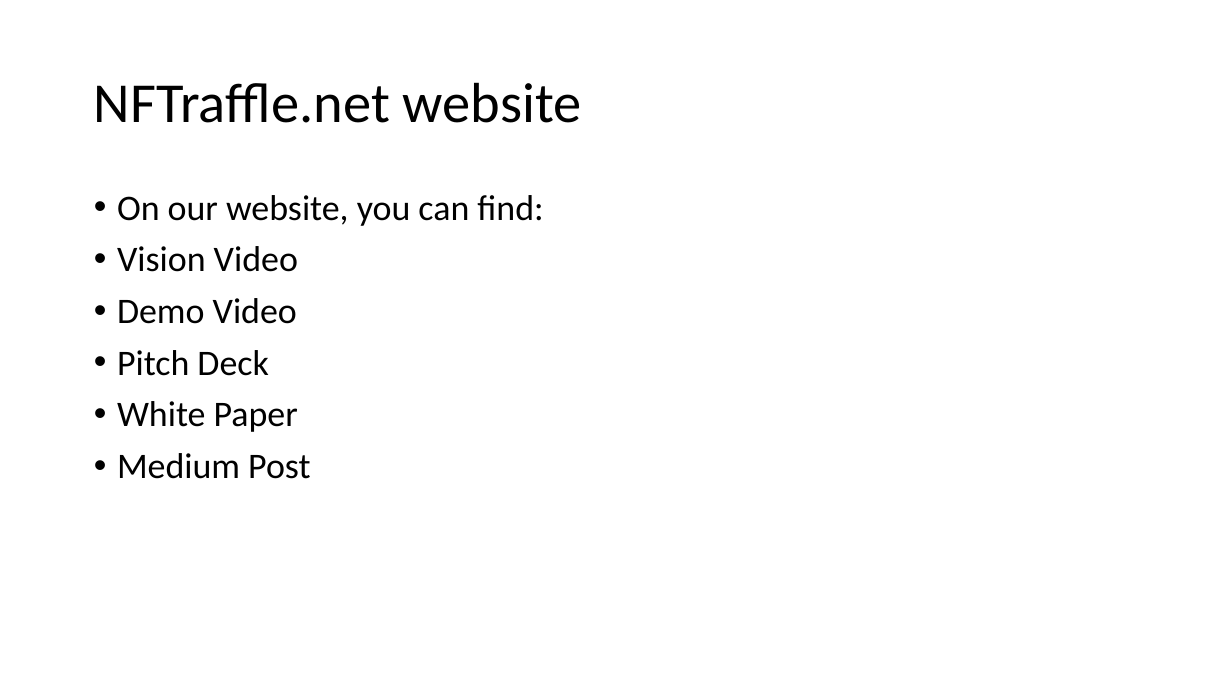
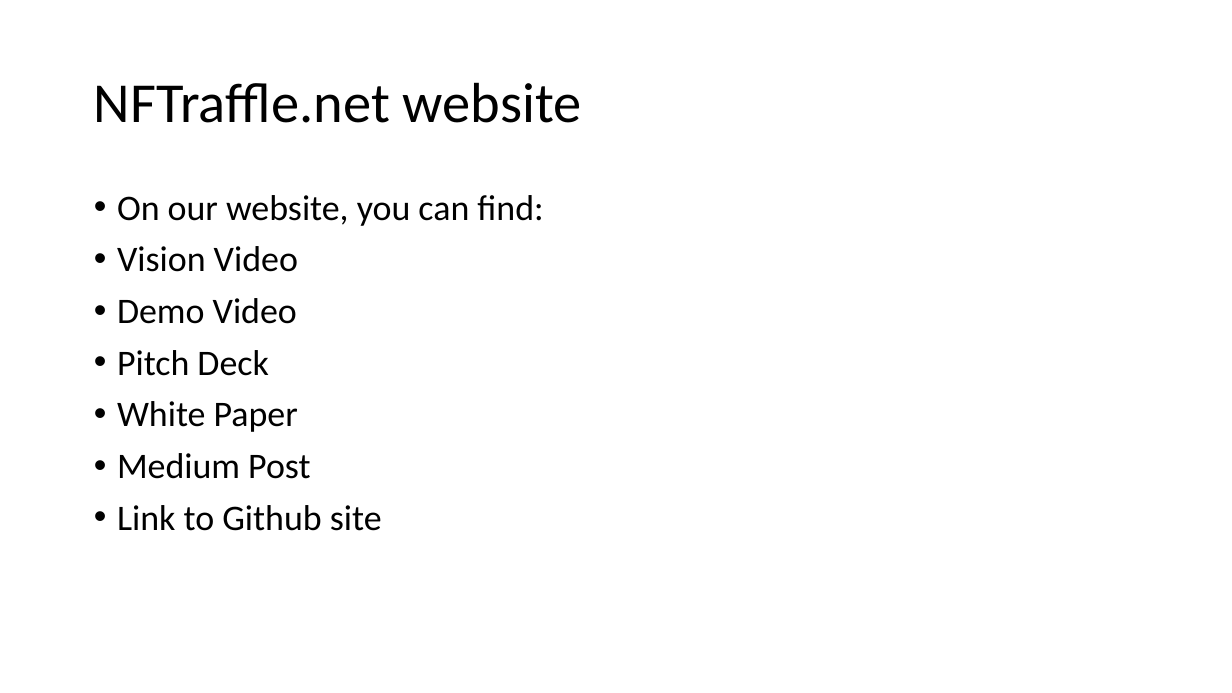
Before and after one commit to tomplunkett/NFTraffle, a slide deck: slide 6 of NFTraffle_july15.pptx. Drawn at 1232x693 pixels with LibreOffice and Linux fonts; fonts in the diff are those of the drawing. Boxes give left, top, right and bottom in pixels: in the first picture for what was removed or moved away, otherwise in the second. Text is boxed around its words. In the diff, an @@ line names an element or a change of style, - is before the commit and + after.

```diff
--- a/NFTraffle_july15.pptx
+++ b/NFTraffle_july15.pptx
@@ text at <box>117,505,382,531</box>: paragraph added @@
+• Link to Github site
```
Also in this commit, not shown: 1 other slide changed.
